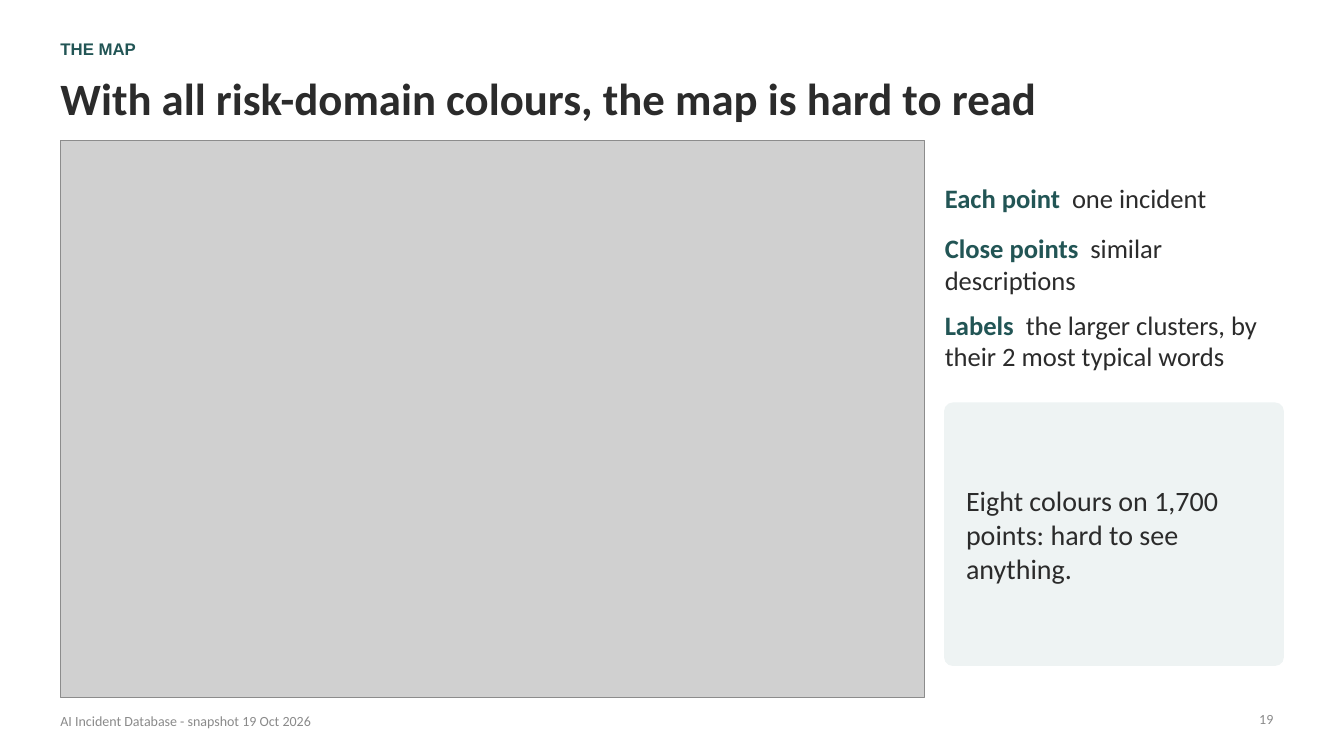
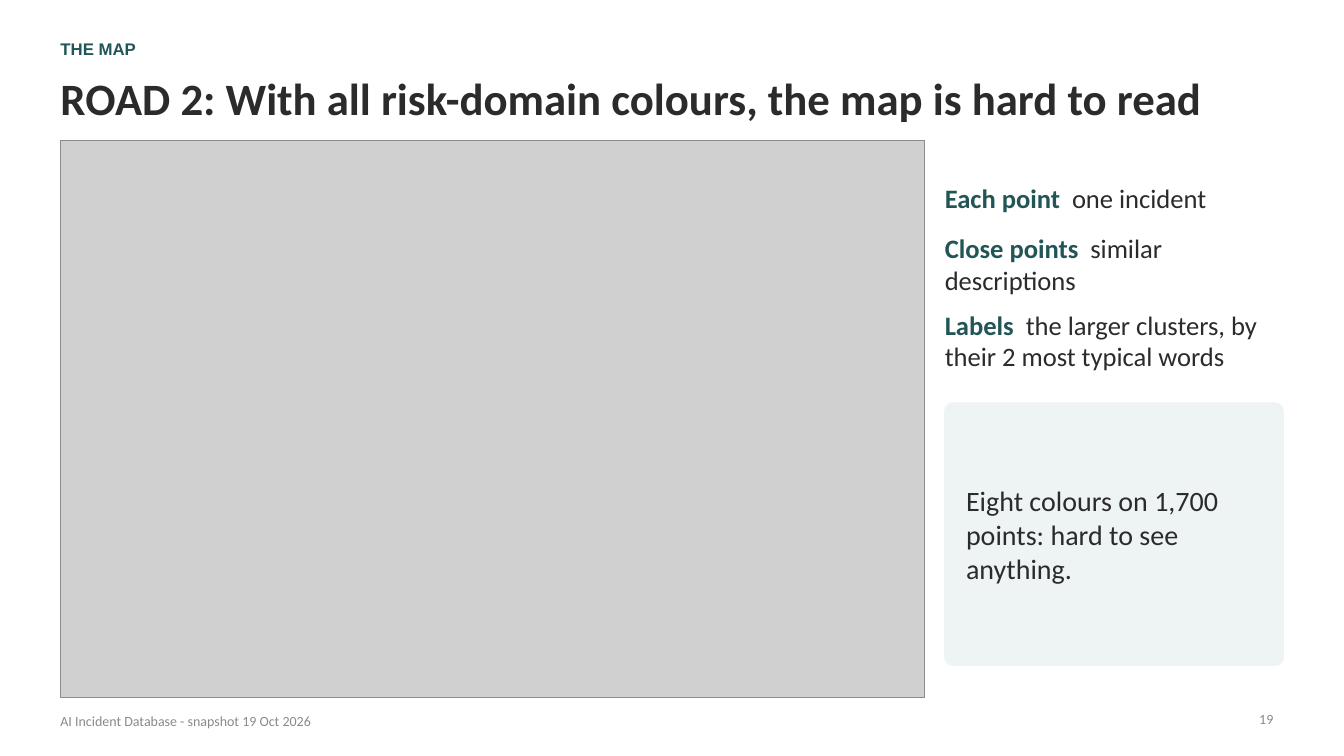
Before and after one commit to nnamyslowska/ai-incidents-analysis, a slide deck: slide 19 of From AI that breaks to AI that is weaponized - AIID.pptx. Drawn at 1344x756 pixels with LibreOffice and Linux fonts; fonts in the diff are those of the drawing; grey boxes stand for pictures. Boxes give left, top, right and bottom in pixels: in the first picture for what was removed or moved away, otherwise in the second. Text is boxed around its words. In the diff, an @@ line names an element or a change of style, - is before the commit and + after.

Commit message:
Added changes to slide titles

```diff
--- a/From AI that breaks to AI that is weaponized - AIID.pptx
+++ b/From AI that breaks to AI that is weaponized - AIID.pptx
@@ title at box(60, 83, 1201, 122): text changed @@
-With all risk-domain colours, the map is hard to read
+ROAD 2: With all risk-domain colours, the map is hard to read
```
Also in this commit, not shown: 10 other slides changed, 1 other file.
